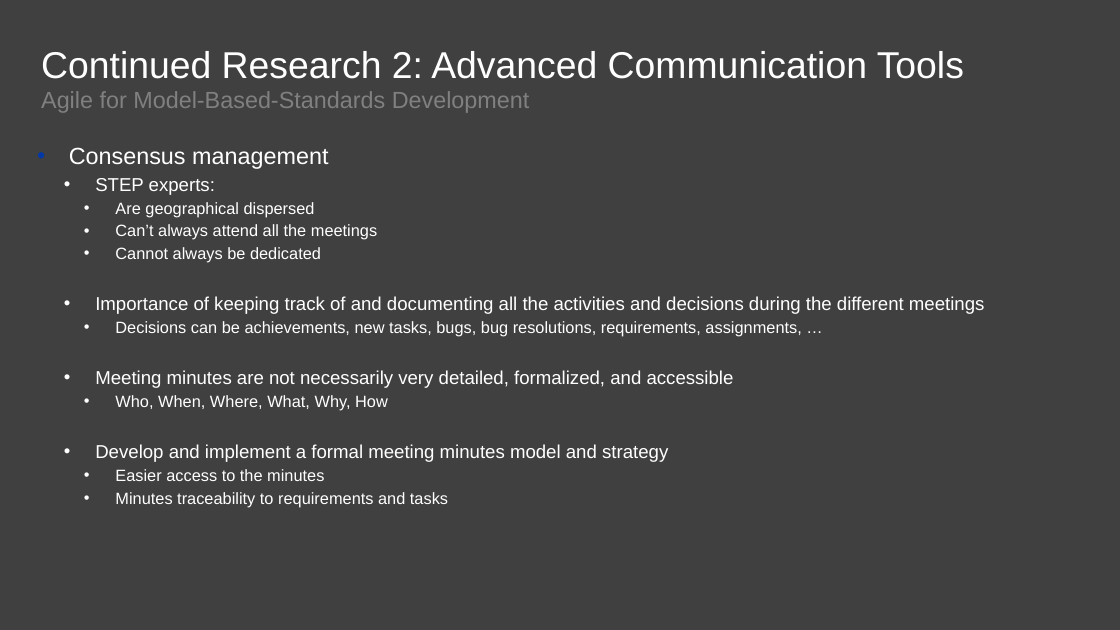
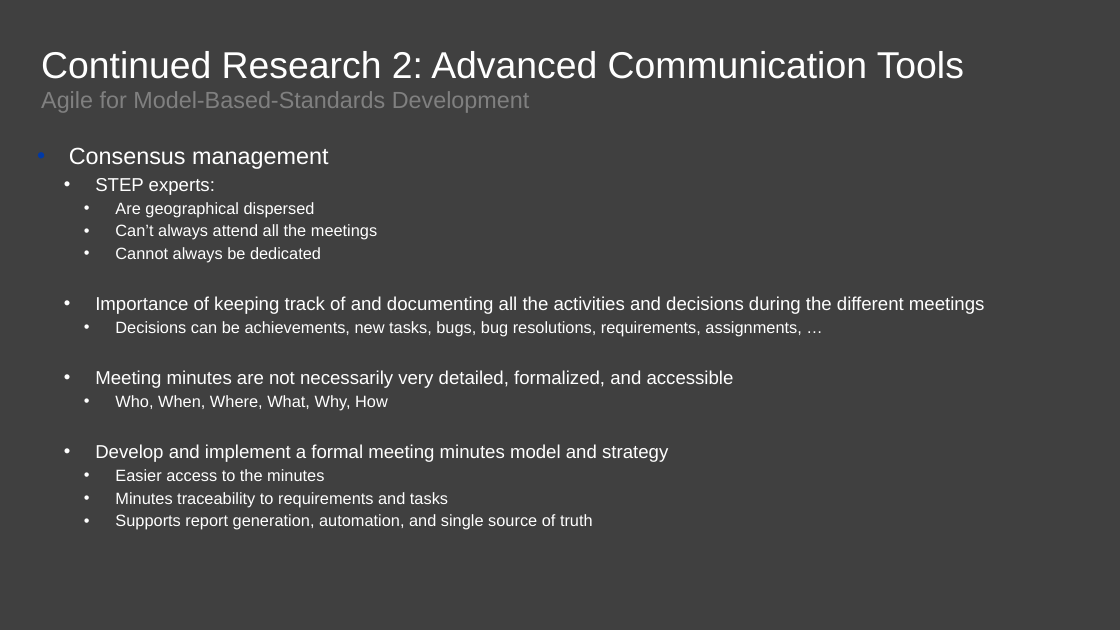
Before and after one commit to agile4mbsd/papers, a slide deck: slide 12 of 01 - Agile for Model-Based Standards Development/D - Presentations/PDES.Presentation.pptx. Drawn at 1120x630 pixels with LibreOffice and Linux fonts; fonts in the diff are those of the drawing; background and template pictures are left out. Boxes give left, top, right and bottom in pixels: in the first picture for what was removed or moved away, otherwise in the second. Text is boxed around its words. In the diff, an @@ line names an element or a change of style, - is before the commit and + after.

```diff
--- a/01 - Agile for Model-Based Standards Development/D - Presentations/PDES.Presentation.pptx
+++ b/01 - Agile for Model-Based Standards Development/D - Presentations/PDES.Presentation.pptx
@@ text at (115,514,593,530): paragraph added @@
+    • Supports report generation, automation, and single source of truth
```
Also in this commit, not shown: 3 other slides changed.
